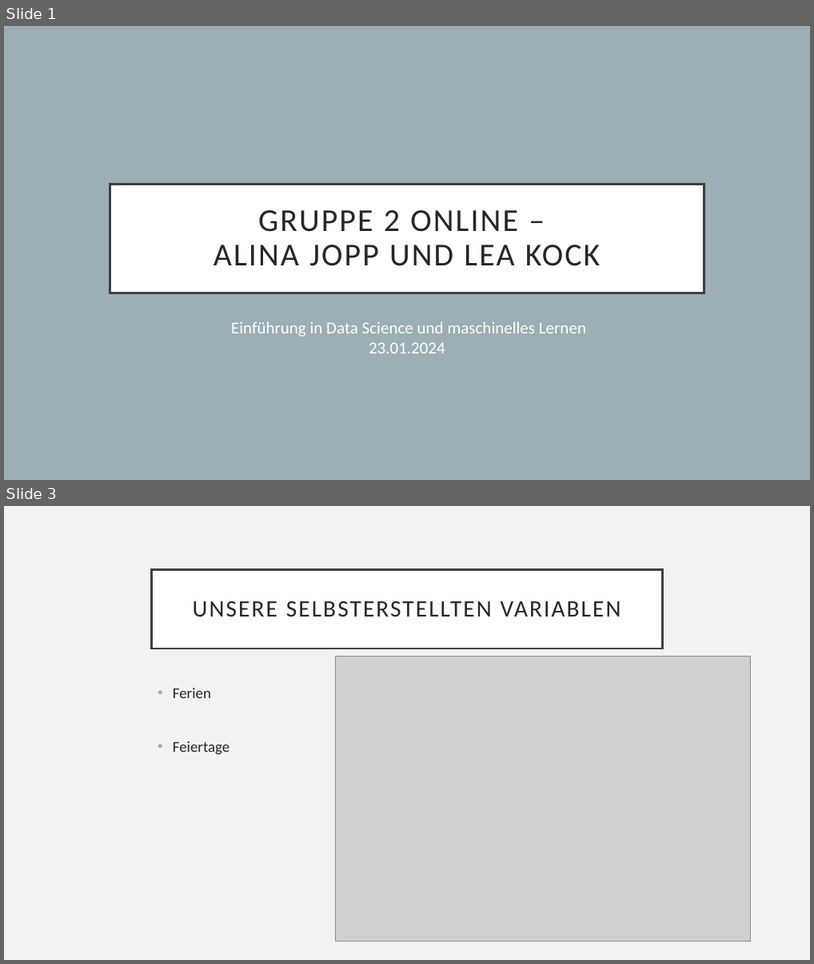
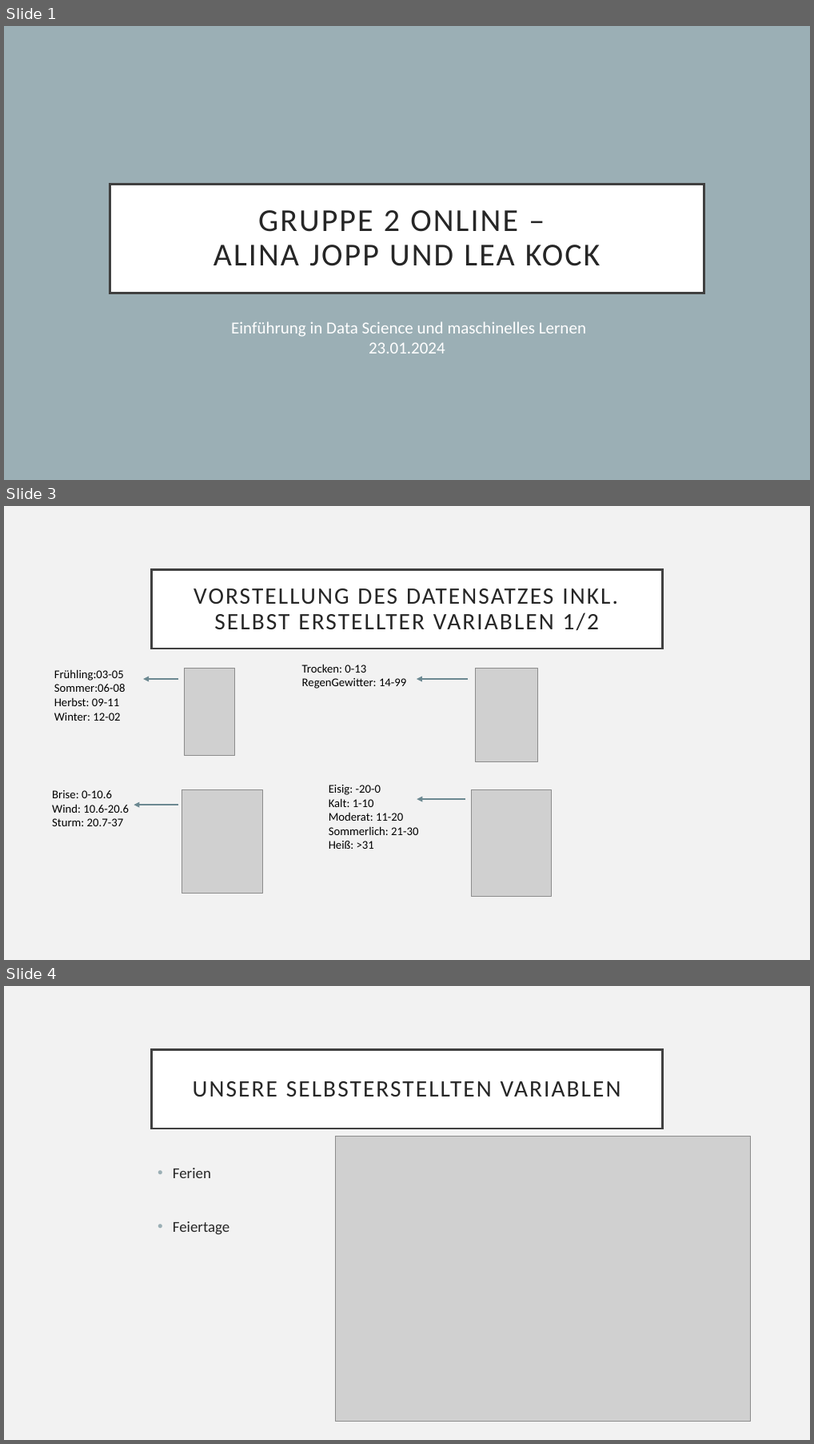
Before and after one commit to Tasinger/gruppe-2-projekt, a slide deck: Präsentation Gruppe 2.pptx. Shown one above the other, each under a label of ours: slides 1 and 3 before the commit, slides 1, 3 and 4 after it; the slides between them are not shown. The pictures are 814x964 and 814x1444 pixels, drawn with LibreOffice and Linux fonts; fonts in the diff are those of the drawing; grey boxes stand for pictures. Boxes give left, top, right and bottom in pixels: in the first picture for what was removed or moved away, otherwise in the second. Text is boxed around its words. In the diff, an @@ line names an element or a change of style, - is before the commit and + after.

```diff
--- a/Präsentation Gruppe 2.pptx
+++ b/Präsentation Gruppe 2.pptx
@@ slide 3 added at box(4, 506, 810, 960), background #F2F2F2 @@
@@ title added at box(152, 569, 662, 648), fill #FFFFFF, outline #404040 2.5 pt, 28 pt, text #262626 @@
+VORSTELLUNG DES DATENSATZES INKL. SELBST ERSTELLTER VARIABLEN 1/2
@@ text added at box(54, 669, 126, 720), 14 pt, text #000000 @@
+Frühling:03-05
+Sommer:06-08
+Herbst: 09-11
+Winter: 12-02
@@ picture added at box(184, 668, 235, 756) @@
@@ text added at box(302, 664, 406, 688), 14 pt, text #000000 @@
+Trocken: 0-13
+RegenGewitter: 14-99
@@ picture added at box(476, 668, 538, 761) @@
@@ arrow added from (179, 679) to (143, 679), #6B8891 2.25 pt @@
@@ arrow added from (469, 679) to (417, 679), #6B8891 2.25 pt @@
@@ text added at box(52, 790, 129, 826), 14 pt, text #000000 @@
+Brise: 0-10.6
+Wind: 10.6-20.6
+Sturm: 20.7-37
@@ picture added at box(182, 790, 263, 892) @@
@@ text added at box(329, 784, 418, 848), 14 pt, text #000000 @@
+Eisig: -20-0
+Kalt: 1-10
+Moderat: 11-20
+Sommerlich: 21-30
+Heiß: >31
@@ picture added at box(472, 790, 552, 896) @@
@@ arrow added from (179, 805) to (134, 805), #6B8891 2.25 pt @@
@@ arrow added from (466, 799) to (417, 799), #6B8891 2.25 pt @@
@@ what was slide 3 is now slide 4 @@
```
Also in this commit, not shown: 2 slides changed, 4 other files.
